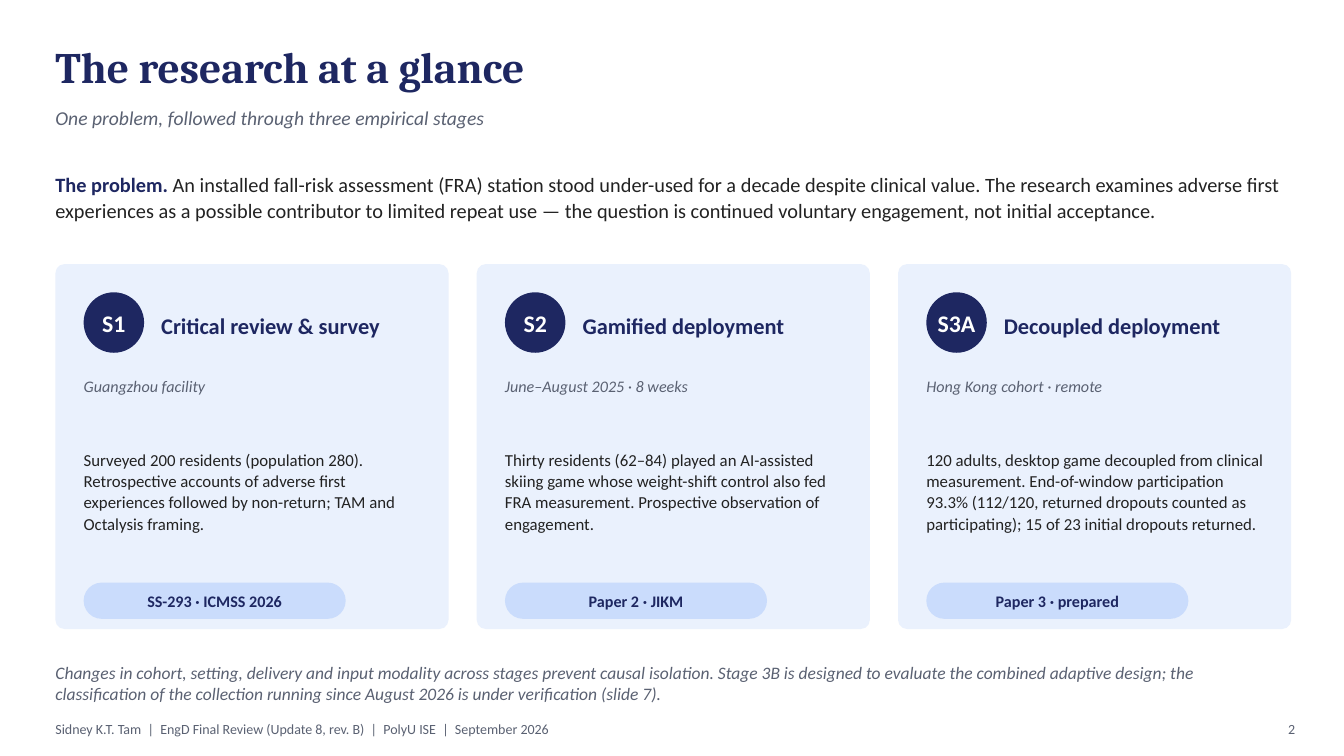
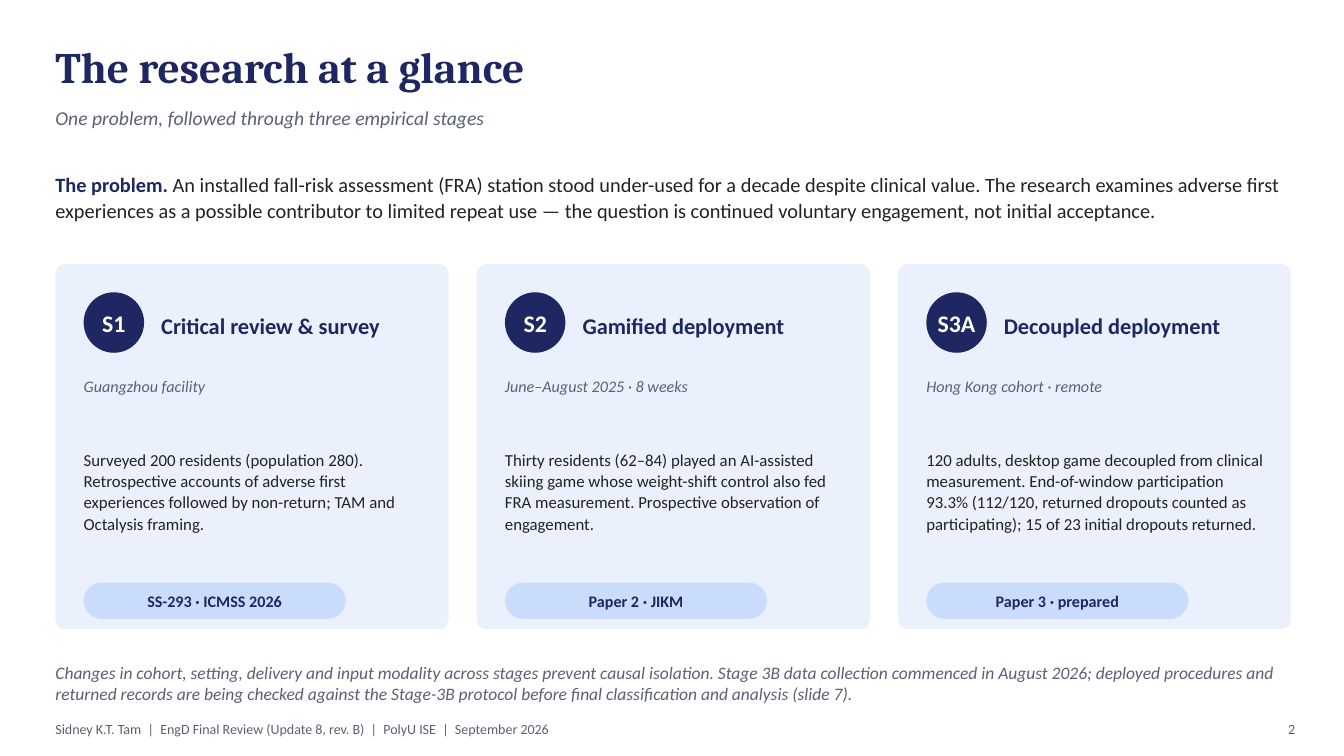
Before and after one commit to leicatam/gamification, a slide deck: slide 2 of docs/presentations/EngD_Update_8_Final_Review_September2026_revB.pptx. Drawn at 1344x756 pixels with LibreOffice and Linux fonts; fonts in the diff are those of the drawing. Boxes give left, top, right and bottom in pixels: in the first picture for what was removed or moved away, otherwise in the second. Text is boxed around its words. In the diff, an @@ line names an element or a change of style, - is before the commit and + after.

```diff
--- a/docs/presentations/EngD_Update_8_Final_Review_September2026_revB.pptx
+++ b/docs/presentations/EngD_Update_8_Final_Review_September2026_revB.pptx
@@ text at box(55, 667, 1273, 703): text changed @@
-Changes in cohort, setting, delivery and input modality across stages prevent causal isolation. Stage 3B is designed to evaluate the combined adaptive design; the classification of the collection running since August 2026 is under verification (slide 7).
+Changes in cohort, setting, delivery and input modality across stages prevent causal isolation. Stage 3B data collection commenced in August 2026; deployed procedures and returned records are being checked against the Stage-3B protocol before final classification and analysis (slide 7).
```
Also in this commit, not shown: 6 other slides changed, 2 other files.
